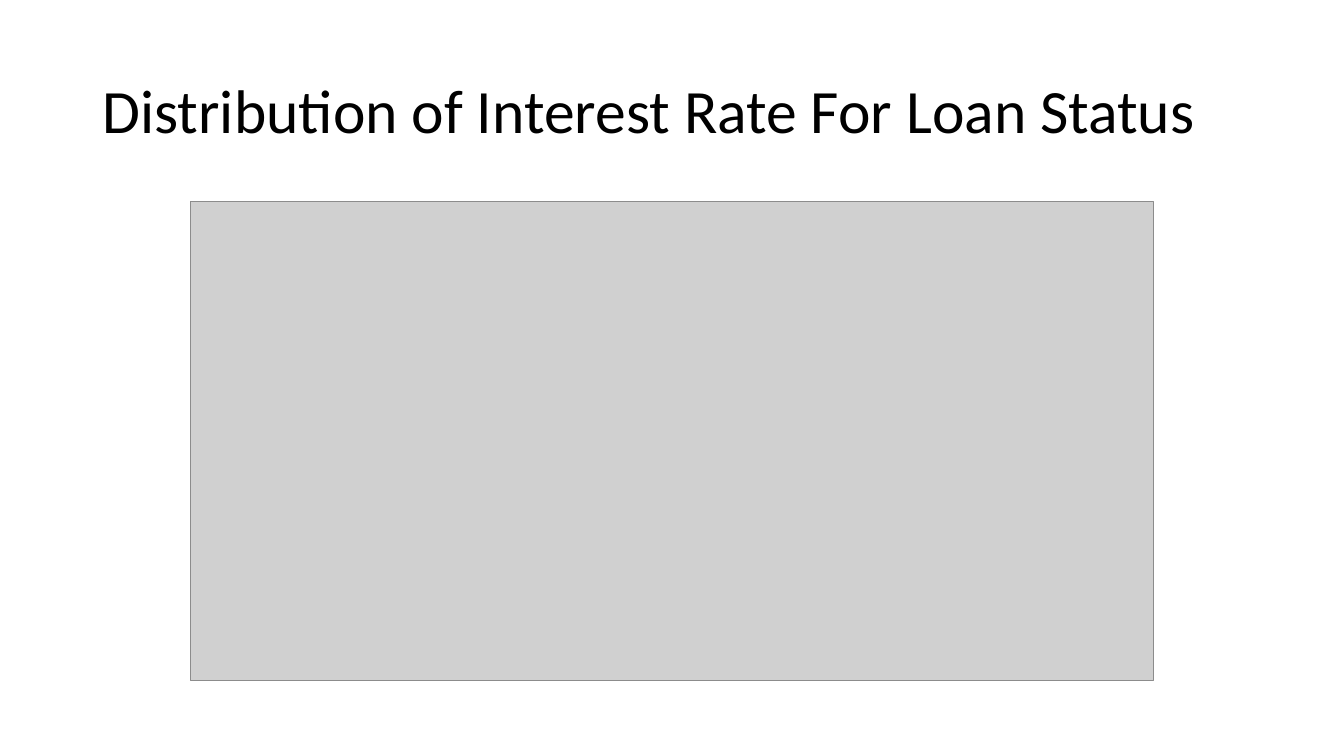
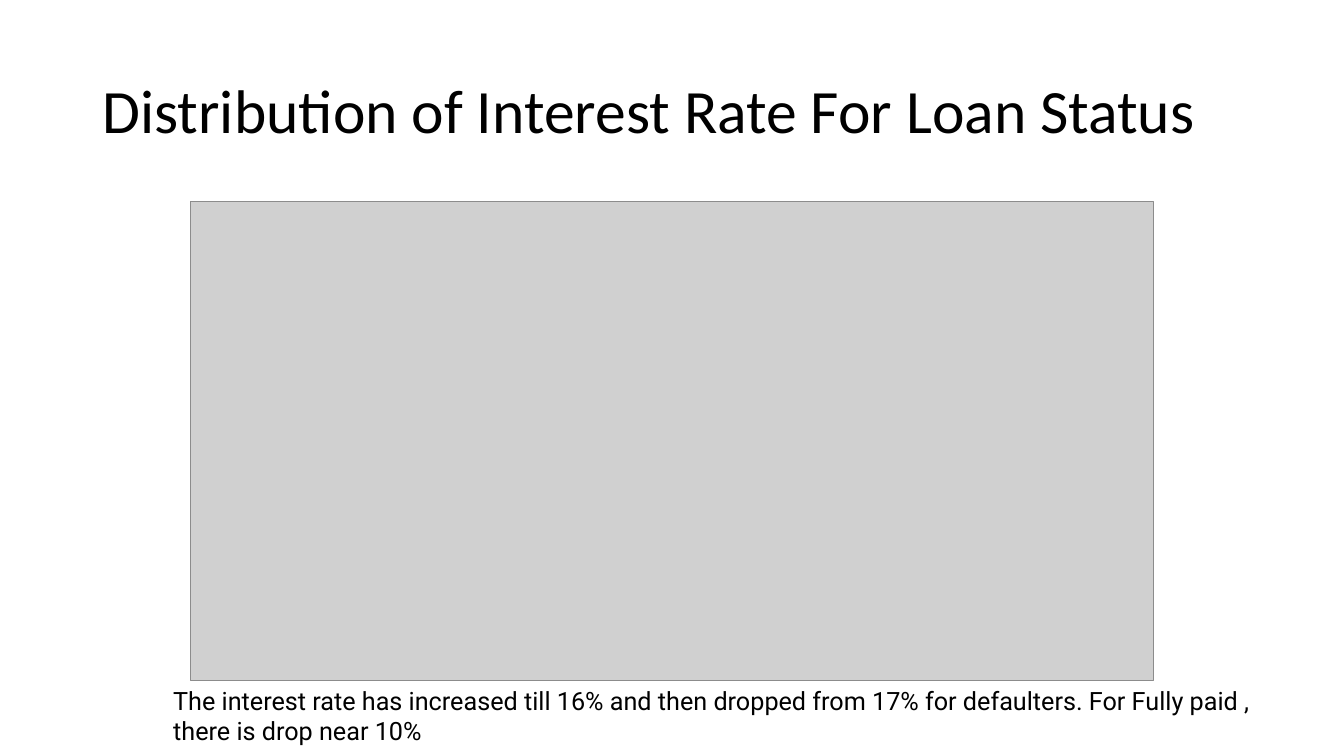
Before and after one commit to vjereme/Lending_Club_CaseStudy, a slide deck: slide 20 of Lending_Club_CaseStudy_Syed_Jereme.pptx. Drawn at 1344x756 pixels with LibreOffice and Linux fonts; fonts in the diff are those of the drawing; grey boxes stand for pictures. Boxes give left, top, right and bottom in pixels: in the first picture for what was removed or moved away, otherwise in the second. Text is boxed around its words. In the diff, an @@ line names an element or a change of style, - is before the commit and + after.

```diff
--- a/Lending_Club_CaseStudy_Syed_Jereme.pptx
+++ b/Lending_Club_CaseStudy_Syed_Jereme.pptx
@@ text added at (173, 691, 1238, 745), 18 pt, text #000000 @@
+The interest rate has increased till 16% and then dropped from 17% for defaulters. For Fully paid , there is drop near 10%
```
Also in this commit, not shown: 9 other slides changed, 1 slide removed, 1 other file.
